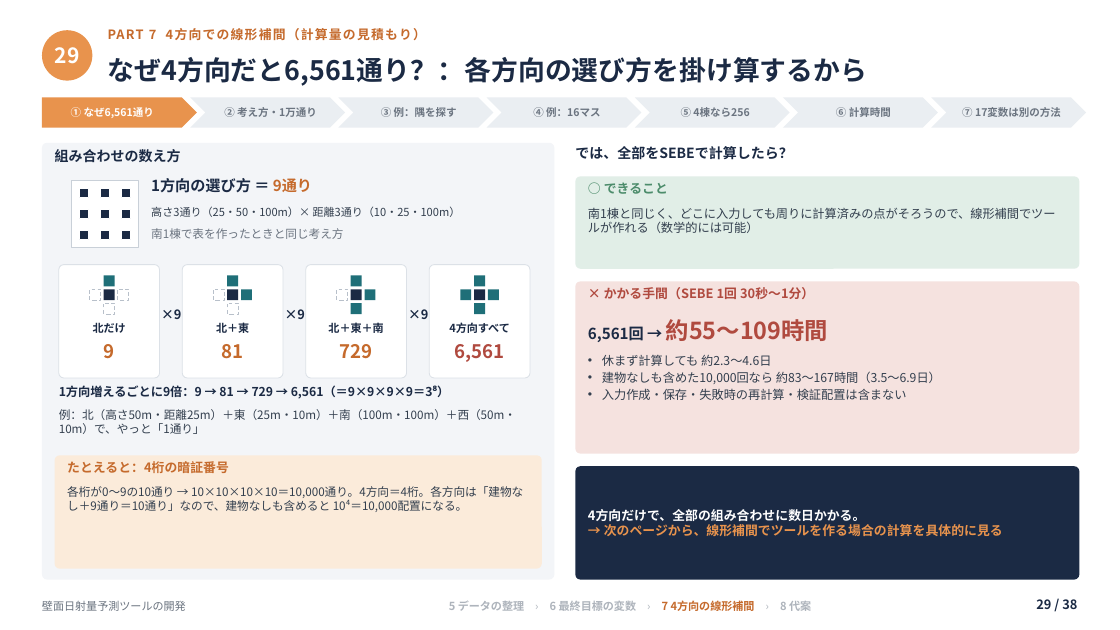
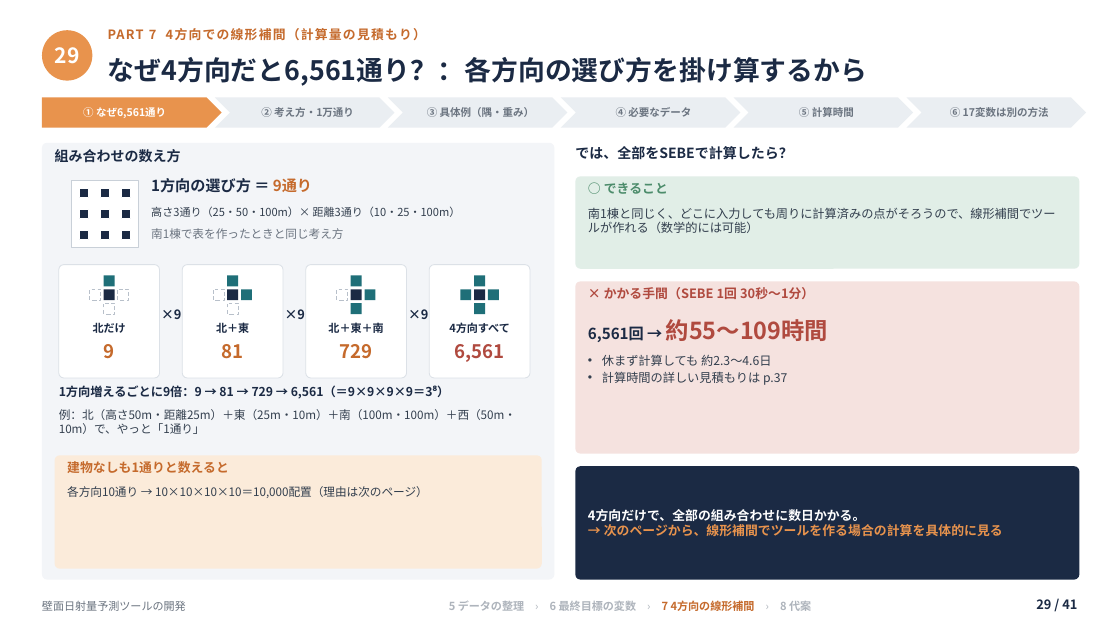
Before and after one commit to koyoy1016-gif/koyo1016, a slide deck: slide 29 of slides/壁面日射量予測ツールの開発_補足付き.pptx. Drawn at 1120x630 pixels with LibreOffice and Linux fonts; fonts in the diff are those of the drawing. Boxes give left, top, right and bottom in pixels: in the first picture for what was removed or moved away, otherwise in the second. Text is boxed around its words. In the diff, an @@ line names an element or a change of style, - is before the commit and + after.

```diff
--- a/slides/壁面日射量予測ツールの開発_補足付き.pptx
+++ b/slides/壁面日射量予測ツールの開発_補足付き.pptx
@@ pentagon arrow: place and size @@
-pentagon arrow at [42, 97, 197, 128]
+pentagon arrow at [42, 97, 222, 128]
@@ text "① なぜ6,561通り": place and size @@
-text "① なぜ6,561通り" at [71, 107, 154, 118]
+text "① なぜ6,561通り" at [83, 107, 166, 118]
@@ chevron: place and size @@
-chevron at [190, 97, 344, 128]
+chevron at [215, 97, 395, 128]
@@ text "② 考え方・1万通り": place and size @@
-text "② 考え方・1万通り" at [224, 107, 317, 117]
+text "② 考え方・1万通り" at [261, 107, 354, 117]
@@ chevron: place and size @@
-chevron at [339, 97, 493, 128]
+chevron at [388, 97, 568, 128]
@@ text at [427, 107, 535, 117]: text changed @@
-③ 例：隅を探す
+③ 具体例（隅・重み）
@@ chevron removed at [486, 97, 641, 128] @@
@@ text removed at [533, 107, 600, 117] @@
-④ 例：16マス
@@ chevron: place and size @@
-chevron at [635, 97, 790, 128]
+chevron at [560, 97, 740, 128]
@@ text added at [616, 107, 691, 117], 9 pt, text #6B7480, bold @@
+④ 必要なデータ
@@ text removed at [681, 107, 749, 117] @@
-⑤ 4棟なら256
@@ chevron: place and size @@
-chevron at [783, 97, 938, 128]
+chevron at [734, 97, 913, 128]
@@ text at [799, 107, 854, 117]: text changed @@
-⑥ 計算時間
+⑤ 計算時間
@@ chevron: place and size @@
-chevron at [932, 97, 1086, 128]
+chevron at [907, 97, 1086, 128]
@@ text at [950, 107, 1049, 117]: text changed @@
-⑦ 17変数は別の方法
+⑥ 17変数は別の方法
@@ text at [602, 371, 787, 385]: text changed @@
-• 建物なしも含めた10,000回なら 約83〜167時間（3.5〜6.9日）
-• 入力作成・保存・失敗時の再計算・検証配置は含まない
+• 計算時間の詳しい見積もりは p.37
@@ text at [67, 461, 229, 473]: text changed @@
-たとえると：4桁の暗証番号
+建物なしも1通りと数えると
@@ text at [67, 486, 428, 498]: text changed @@
-各桁が0〜9の10通り → 10×10×10×10＝10,000通り。4方向＝4桁。各方向は「建物なし＋9通り＝10通り」なので、建物なしも含めると 10⁴＝10,000配置になる。
+各方向10通り → 10×10×10×10＝10,000配置（理由は次のページ）
@@ text at [1036, 599, 1077, 609]: text changed @@
-29 / 38
+29 / 41
```
Also in this commit, not shown: 36 other slides changed, 4 slides added, 1 slide removed, 5 other files.
